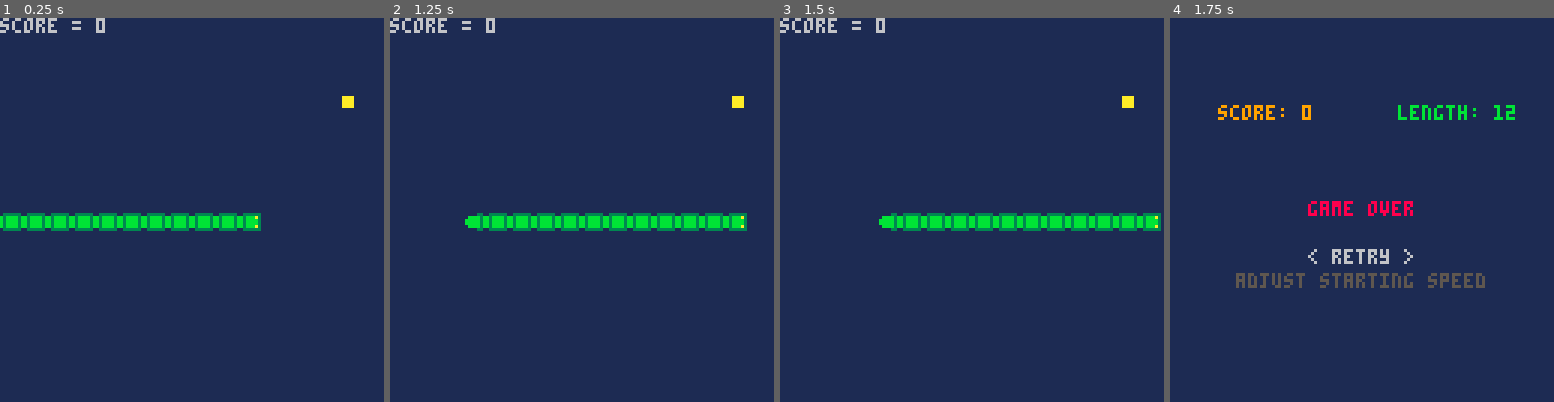
Above: before the commit, frames 1-4 (left to right).
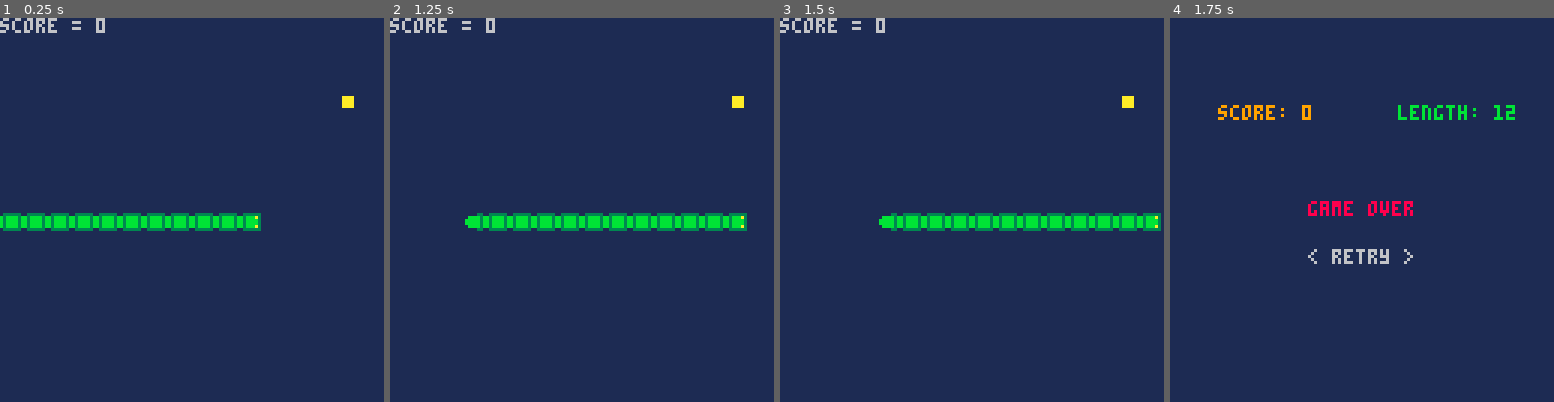
Above: after the commit, the same moments.

Repository: kakardo/Pico-8
Game: PICO-8 cartridge game carts/01 grone orm (snake clone)/snake.p8
Two runs of this game, one before a commit and one after it. Both use one fixed random seed, a clock stepped at 60 frames per second and the inputs below.
Inputs:
- Up to frame 1 (0.25 s): no input
- Up to frame 2 (1.25 s): tap X (X key) at 0.33, 1.07 s; tap O (Z key) at 0.7 s
- Up to frame 3 (1.5 s): no input
- Up to frame 4 (1.75 s): hold Right from 1.6 s (still down); tap O (Z key) at 1.7 s

Frames 1-3 are identical in both runs. In frame 4, 1.1% of the frame differs, in the area x 17-83%, y 66-71%.

Commit message:
Created init_game() (for restarting)

Diff:
--- a/game carts/01 grone orm (snake clone)/main.lua
+++ b/game carts/01 grone orm (snake clone)/main.lua
@@ -59,15 +59,7 @@
 ---------------------------------------------------------------
 
 function _init()
-	-- Cell tables
-	empty_cells     = init_isEmpty    (max, scale)
-	available_cells = init_isAvailable(max, scale)
-
-	-- Snake tables
-	init_head()
-	init_body()
-	init_fruit()
-	printh("\n\nSnake debugger text")
+	init_game()
 end
 
 function _update()
@@ -99,6 +91,17 @@
 	end
 end
 
+function init_game()
+	-- Cell tables
+	empty_cells     = init_isEmpty    (max, scale)
+	available_cells = init_isAvailable(max, scale)
+
+	-- Snake tables
+	init_head()
+	init_body()
+	init_fruit()
+end
+
 function print_centered(str, x, y, color)
 	x_centered = x - #str * 2
 	y_centered = y - 3 --Half string height
--- a/game carts/01 grone orm (snake clone)/ui.lua
+++ b/game carts/01 grone orm (snake clone)/ui.lua
@@ -11,8 +11,7 @@
   print_centered("game over",64,64,8)
   -- print_centered("press \"ctr + r\" to restart",64,72,13)
   print_centered("< retry >",64,80,6)
-  print_centered("adjust starting speed",64,88,5)
+  --print_centered("adjust starting speed",64,88,5)
 end
 
-
 -- LAST_LINE_OF_UI_LUA
